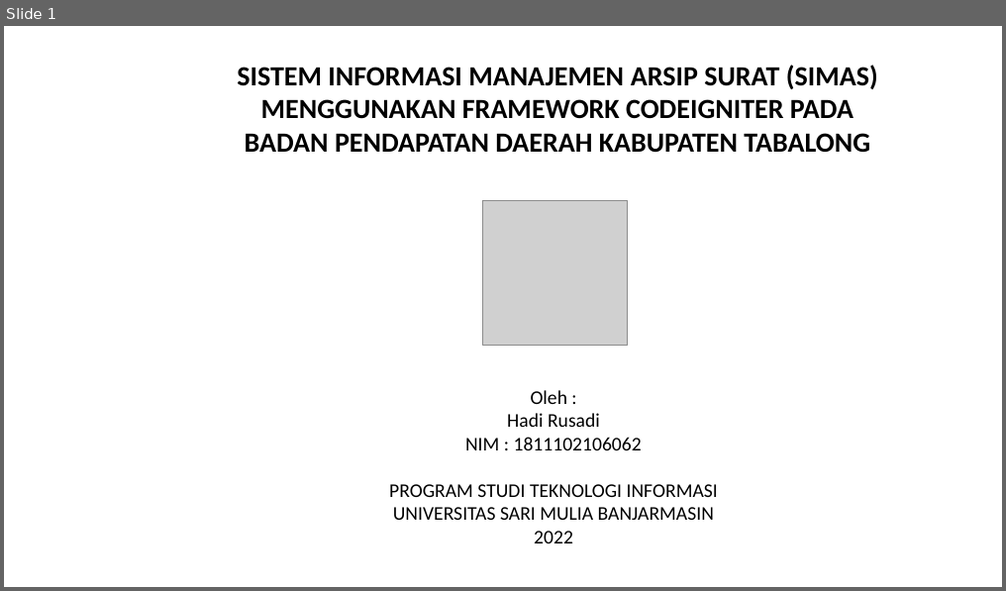
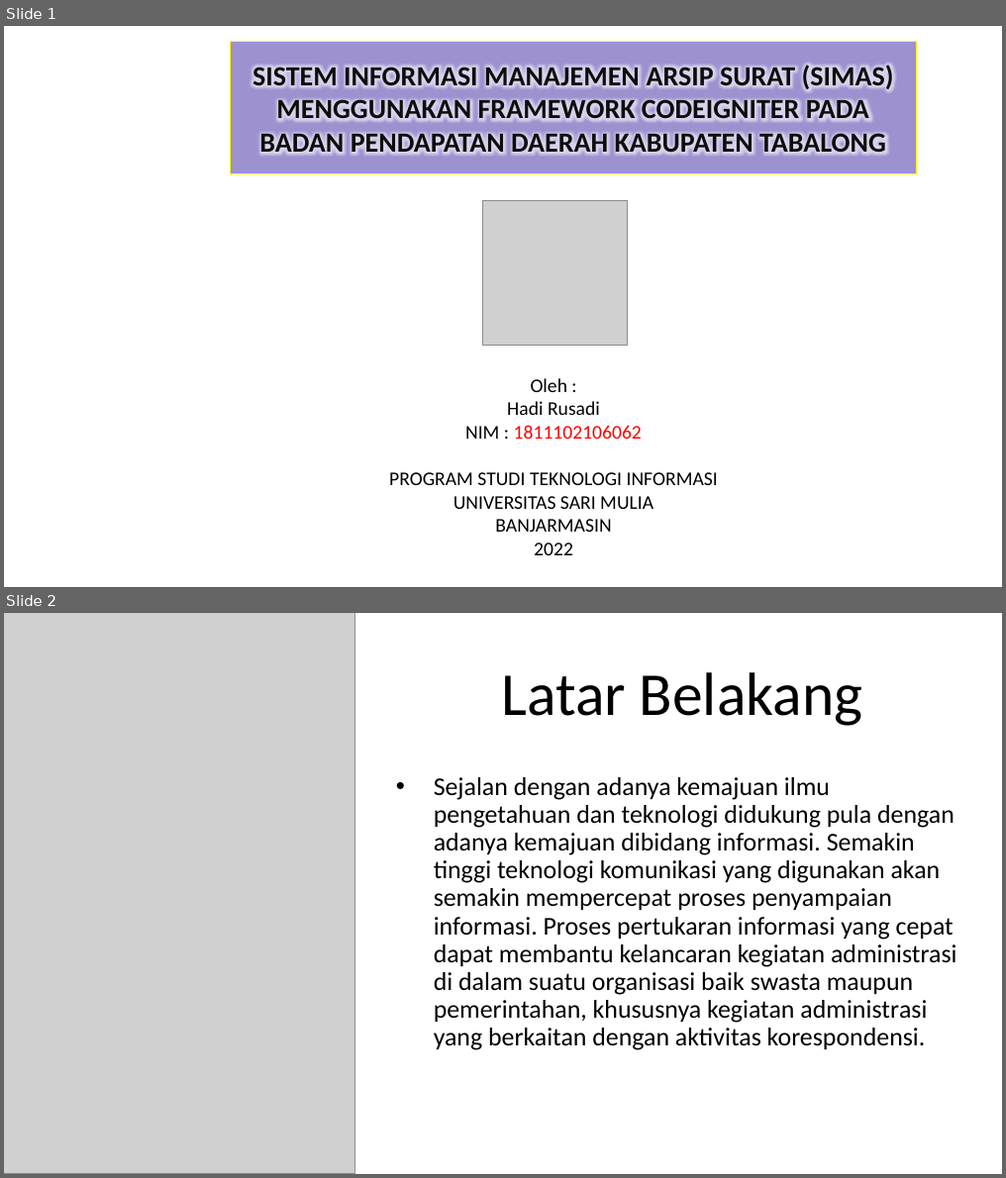
Before and after one commit to Rusadi-0/KULIAH, a slide deck: sip/sidang.pptx. Shown one above the other, each under a label of ours: slide 1 before the commit, slides 1 and 2 after it. The pictures are 1006x591 and 1006x1178 pixels, drawn with LibreOffice and Linux fonts; fonts in the diff are those of the drawing; grey boxes stand for pictures; background and template pictures are left out. Boxes give left, top, right and bottom in pixels: in the first picture for what was removed or moved away, otherwise in the second. Text is boxed around its words. In the diff, an @@ line names an element or a change of style, - is before the commit and + after.

```diff
--- a/sip/sidang.pptx
+++ b/sip/sidang.pptx
@@ slide 2 added at <box>4,613,1002,1174</box>, background #FFFFFF @@
@@ picture added at <box>4,613,355,1173</box> @@
@@ title added at <box>501,672,862,726</box>, 44 pt, text #000000 @@
+Latar Belakang
@@ text added at <box>434,777,957,1051</box>, 18.5 pt, text #000000 @@
+• Sejalan dengan adanya kemajuan ilmu pengetahuan dan teknologi didukung pula dengan adanya kemajuan dibidang informasi. Semakin tinggi teknologi komunikasi yang digunakan akan semakin mempercepat proses penyampaian informasi. Proses pertukaran informasi yang cepat dapat membantu kelancaran kegiatan administrasi di dalam suatu organisasi baik swasta maupun pemerintahan, khususnya kegiatan administrasi yang berkaitan dengan aktivitas korespondensi.
@@ slide 1 changed as well @@
@@ title "SISTEM INFORMASI MANAJEMEN ARSIP SURAT ...": place and size @@
-title "SISTEM INFORMASI MANAJEMEN ARSIP SURAT ..." at <box>237,65,878,153</box>
+title "SISTEM INFORMASI MANAJEMEN ARSIP SURAT ..." at <box>231,42,917,174</box>
@@ title "SISTEM INFORMASI MANAJEMEN ARSIP SURAT ..." at <box>231,42,917,174</box>: text colour #000000 to #0D0D0D; fill none to #462DA3 at 52% opacity; outline none to #FFFF00 1 pt @@
@@ text at <box>465,425,642,439</box>: text colour #000000 to #FF0000 in "1811102106062" @@
@@ text at <box>453,496,653,532</box>: text changed @@
-UNIVERSITAS SARI MULIA BANJARMASIN
+UNIVERSITAS SARI MULIA
+BANJARMASIN
```
Also in this commit, not shown: 1 other slide changed, 3 other slides added, 9 slides removed, 5 other files.
